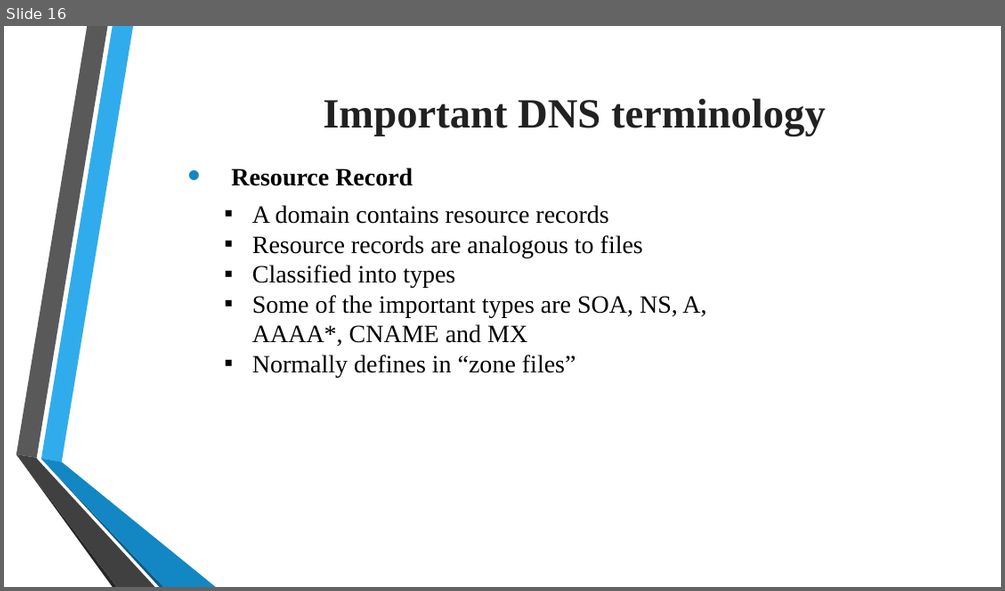
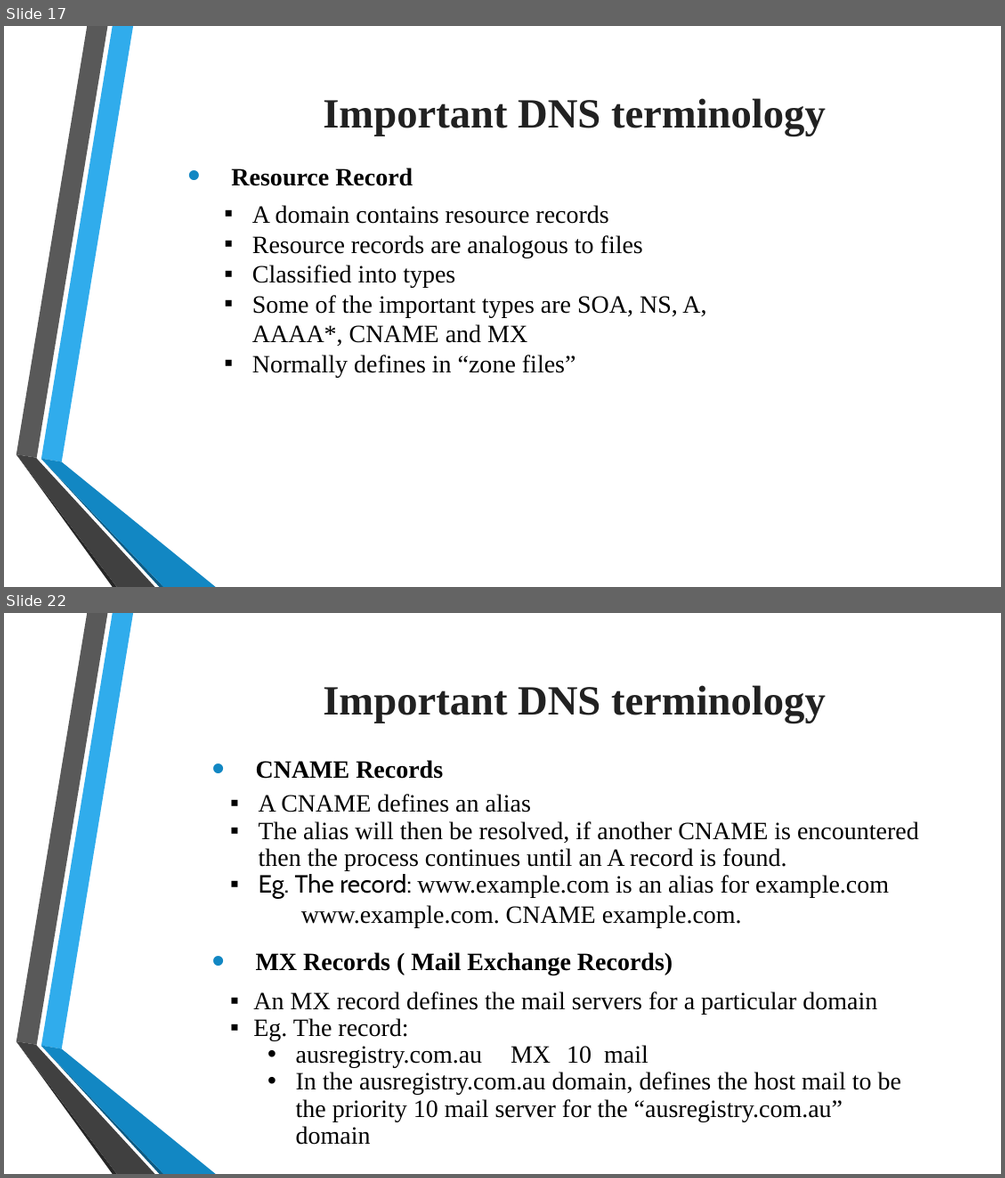
Before and after one commit to tiendatdk3493/Tai_Lieu, a slide deck: Domain Name System (DNS).pptx. Shown one above the other, each under a label of ours: slide 16 before the commit, slides 17 and 22 after it; the slides between them are not shown. The pictures are 1005x591 and 1005x1178 pixels, drawn with LibreOffice and Linux fonts; fonts in the diff are those of the drawing; background and template pictures are left out. Boxes give left, top, right and bottom in pixels: in the first picture for what was removed or moved away, otherwise in the second. Text is boxed around its words. In the diff, an @@ line names an element or a change of style, - is before the commit and + after.

```diff
--- a/Domain Name System (DNS).pptx
+++ b/Domain Name System (DNS).pptx
@@ slide 22 added at (4,613,1001,1174), background picture (left out); not listed: 6 template elements that a slide beside it also shows @@
@@ text added at (323,685,825,723), 40 pt, text #212121, bold @@
+  Important DNS terminology
@@ text added at (256,760,443,779), 24 pt, text #000000, bold @@
+  • CNAME Records
@@ text added at (259,794,919,928), 24 pt, text #000000 @@
+▪ A CNAME defines an alias
+▪ The alias will then be resolved, if another CNAME is encountered then the process continues until an A record is found.
+▪ Eg. The record: www.example.com is an alias for example.com
+      www.example.com. CNAME example.com.
@@ text added at (256,952,672,975), 24 pt, text #000000, bold @@
+  • MX Records ( Mail Exchange Records)
@@ text added at (253,991,901,1144), 24 pt, text #000000 @@
+▪ An MX record defines the mail servers for a particular domain
+▪ Eg. The record:
+  • ausregistry.com.au MX 10 mail
+  • In the ausregistry.com.au domain, defines the host mail to be the priority 10 mail server for the “ausregistry.com.au” domain
@@ what was slide 16 is now slide 17 @@
```
Also in this commit, not shown: 2 slides changed, 6 other slides added, 1 other file.
